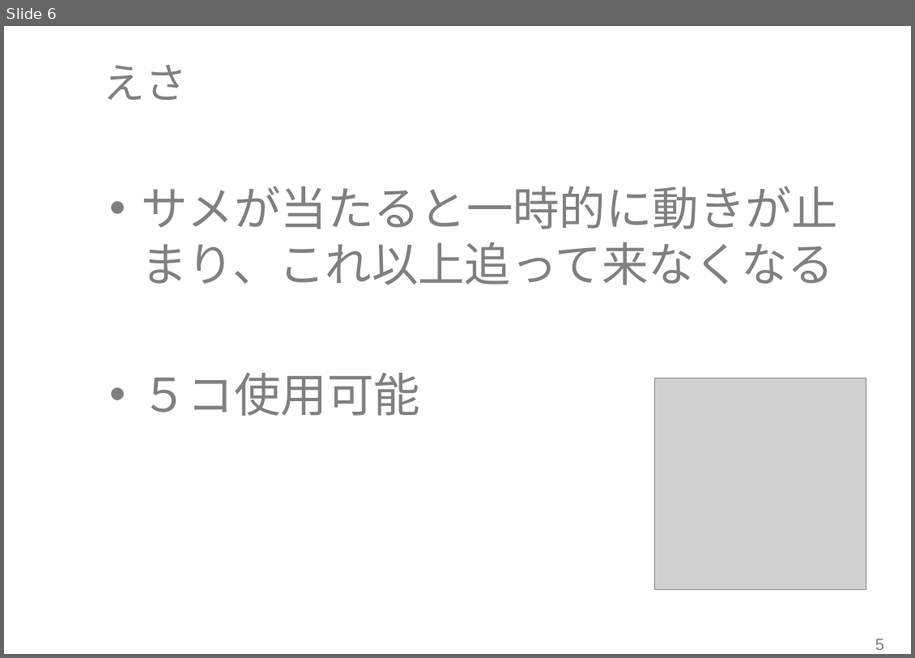
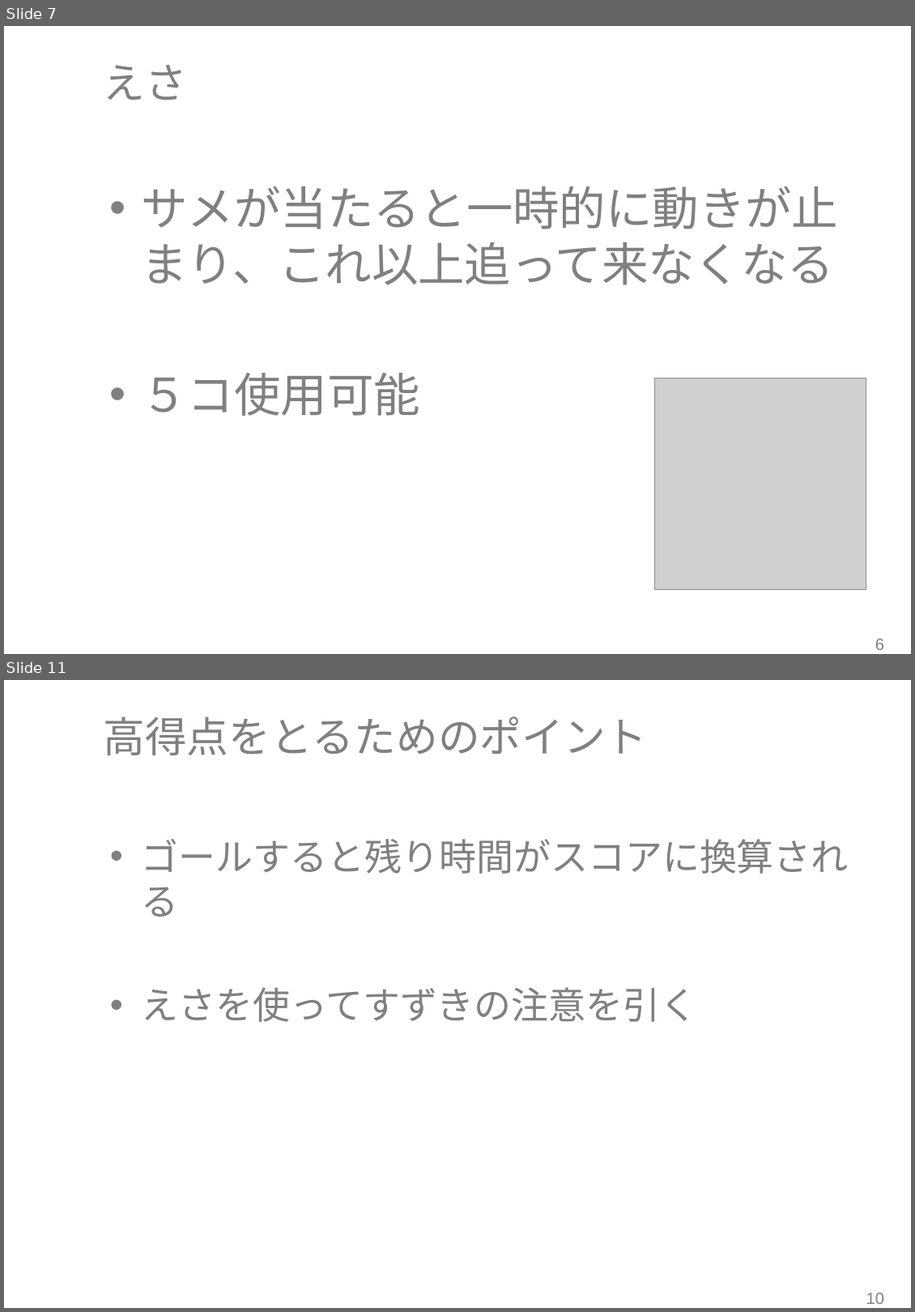
Before and after one commit to RubyCamp/rc2016s_g6, a slide deck: shinziko.pptx. Shown one above the other, each under a label of ours: slide 6 before the commit, slides 7 and 11 after it; the slides between them are not shown. The pictures are 915x658 and 915x1312 pixels, drawn with LibreOffice and Linux fonts; fonts in the diff are those of the drawing; grey boxes stand for pictures; background and template pictures are left out. Boxes give left, top, right and bottom in pixels: in the first picture for what was removed or moved away, otherwise in the second. Text is boxed around its words. In the diff, an @@ line names an element or a change of style, - is before the commit and + after.

```diff
--- a/shinziko.pptx
+++ b/shinziko.pptx
@@ slide 11 added at [4,680,911,1308], background #FFFFFF @@
@@ title added at [104,716,648,755], 36 pt, text #808080 @@
+高得点をとるためのポイント
@@ text added at [142,839,849,1022], 32 pt, text #808080 @@
+• ゴールすると残り時間がスコアに換算される
+• えさを使ってすずきの注意を引く
@@ page number added at [867,1292,884,1304], 14 pt, text #808080 @@
+10
@@ what was slide 6 is now slide 7 @@
@@ page number at [876,638,884,650]: text changed @@
-5
+6
```
Also in this commit, not shown: 8 slides changed, 1 other slide added.
